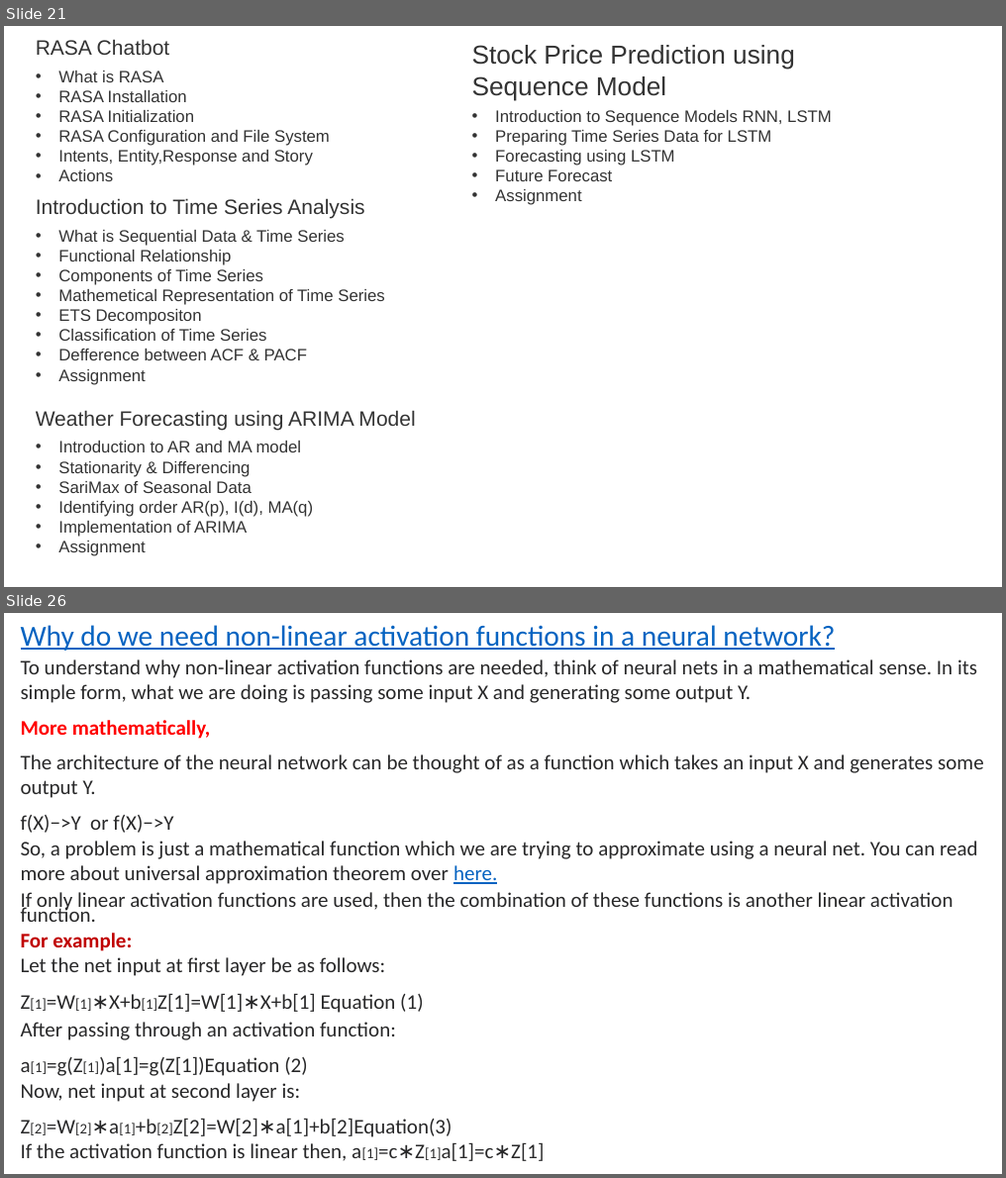
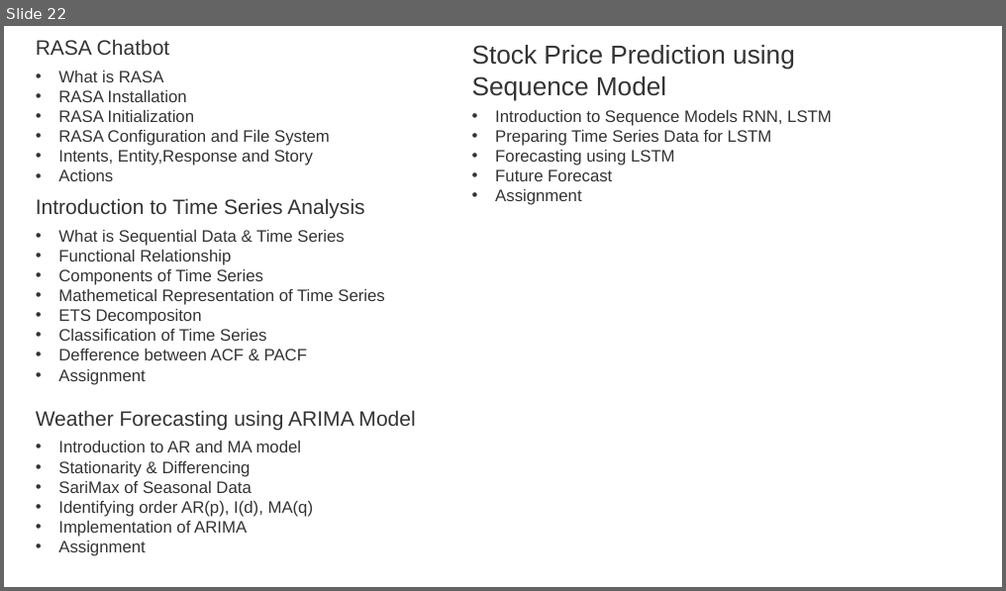
Before and after one commit to shahil04/ds_materials, a slide deck: 9.Deep_learning/class_1_module_9_deep learning__introduction.pptx. Shown one above the other, each under a label of ours: slides 21 and 26 before the commit, slide 22 after it; the slides between them are not shown. The pictures are 1006x1178 and 1006x591 pixels, drawn with LibreOffice and Linux fonts; fonts in the diff are those of the drawing. Boxes give left, top, right and bottom in pixels: in the first picture for what was removed or moved away, otherwise in the second. Text is boxed around its words. In the diff, an @@ line names an element or a change of style, - is before the commit and + after.

```diff
--- a/9.Deep_learning/class_1_module_9_deep learning__introduction.pptx
+++ b/9.Deep_learning/class_1_module_9_deep learning__introduction.pptx
@@ slide 26 removed at [4, 613, 1002, 1174], background #FFFFFF @@
@@ text removed at [21, 625, 984, 1161] @@
-Why do we need non-linear activation functions in a neural network?
-To understand why non-linear activation functions are needed, think of neural nets in a mathematical sense. In its simple form, what we are doing is passing some input X and generating some output Y.
-More mathematically,
-The architecture of the neural network can be thought of as a function which takes an input X and generates some output Y.
-f(X)−>Y or f(X)−>Y
-So, a problem is just a mathematical function which we are trying to approximate using a neural net. You can read more about universal approximation theorem over here.
-If only linear activation functions are used, then the combination of these functions is another linear activation function.
-For example:
-Let the net input at first layer be as follows:
-Z[1]=W[1]∗X+b[1]Z[1]=W[1]∗X+b[1] Equation (1)
-After passing through an activation function:
-a[1]=g(Z[1])a[1]=g(Z[1])Equation (2)
-Now, net input at second layer is:
-Z[2]=W[2]∗a[1]+b[2]Z[2]=W[2]∗a[1]+b[2]Equation(3)
-If the activation function is linear then, a[1]=c∗Z[1]a[1]=c∗Z[1]
@@ what was slide 21 is now slide 22 @@
```
Also in this commit, not shown: 7 slides changed, 2 slides added, 12 other slides removed, 26 other files.
